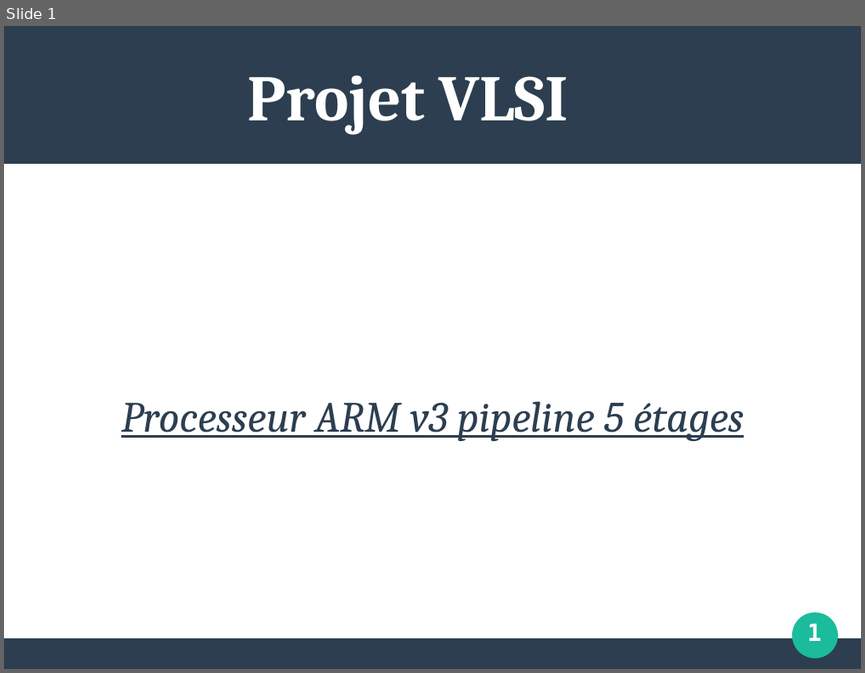
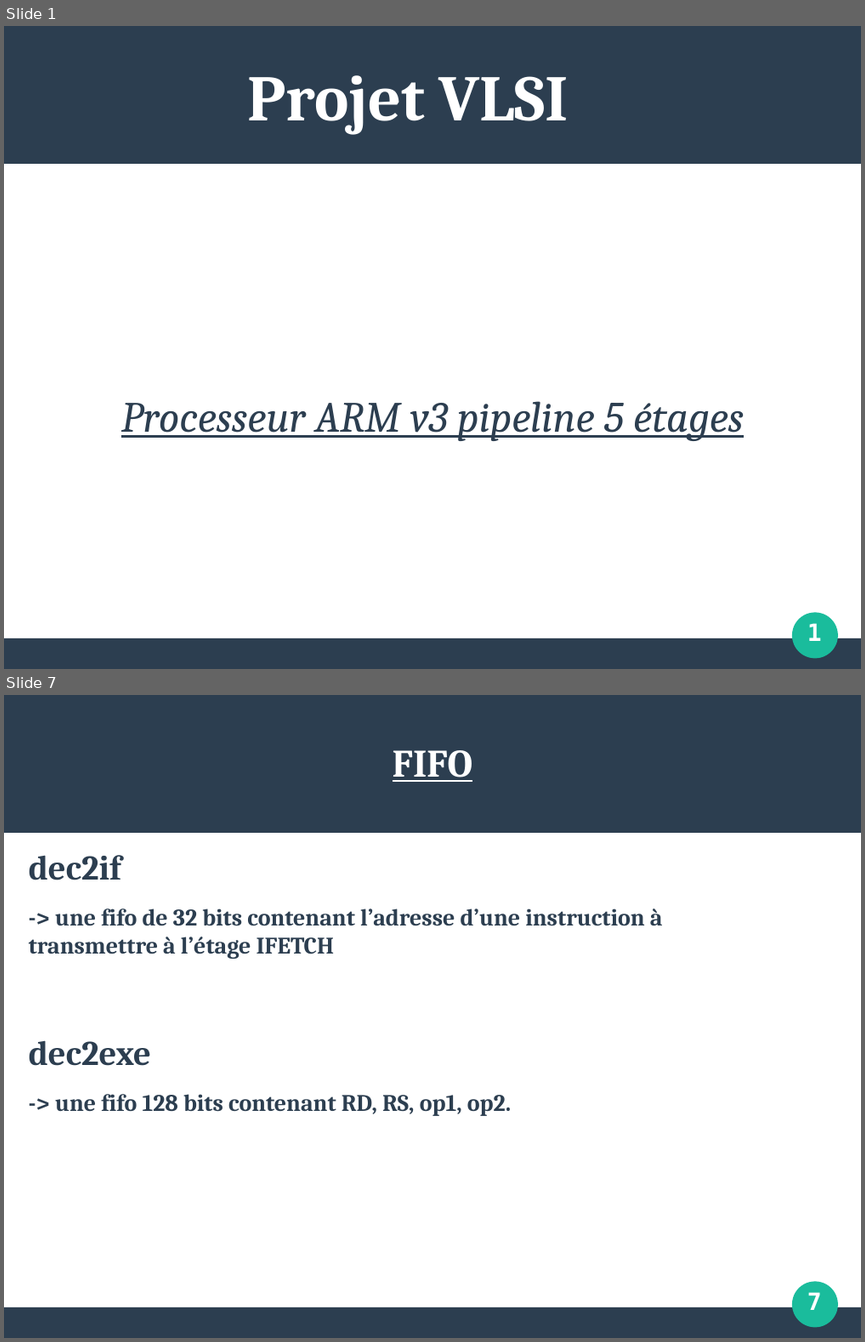
Before and after one commit to maximouth/VHDL, a slide deck: presentation1.odp. Shown one above the other, each under a label of ours: slide 1 before the commit, slides 1 and 7 after it; the slides between them are not shown. The pictures are 865x673 and 865x1342 pixels, drawn with LibreOffice and Linux fonts; fonts in the diff are those of the drawing. Boxes give left, top, right and bottom in pixels: in the first picture for what was removed or moved away, otherwise in the second. Text is boxed around its words. In the diff, an @@ line names an element or a change of style, - is before the commit and + after.

```diff
--- a/presentation1.odp
+++ b/presentation1.odp
@@ slide 7 added at <box>4,695,861,1338</box>, background #FFFFFF; not listed: 3 template elements that a slide beside it also shows @@
@@ title added at <box>392,750,473,782</box>, 36 pt, text #FFFFFF, bold, underline @@
+FIFO
@@ text added at <box>29,855,663,1116</box>, 22 pt, text #2C3E50, bold @@
+dec2if
+-> une fifo de 32 bits contenant l’adresse d’une instruction à transmettre à l’étage IFETCH
+dec2exe
+-> une fifo 128 bits contenant RD, RS, op1, op2.
@@ text added at <box>807,1292,822,1310</box>, 22 pt, text #FFFFFF, bold @@
+7
```
Also in this commit, not shown: 6 slides changed, 7 other slides added, 1 other file.
